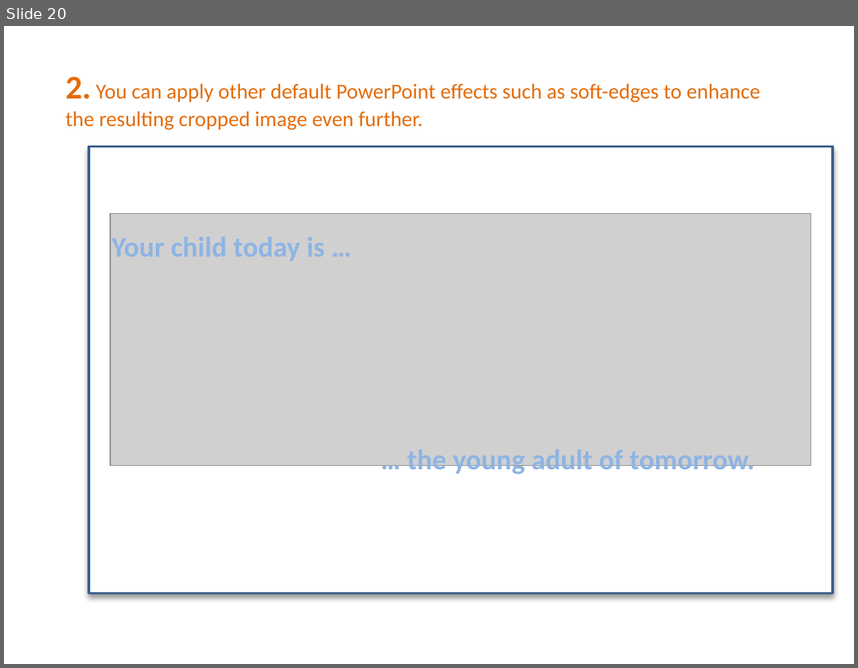
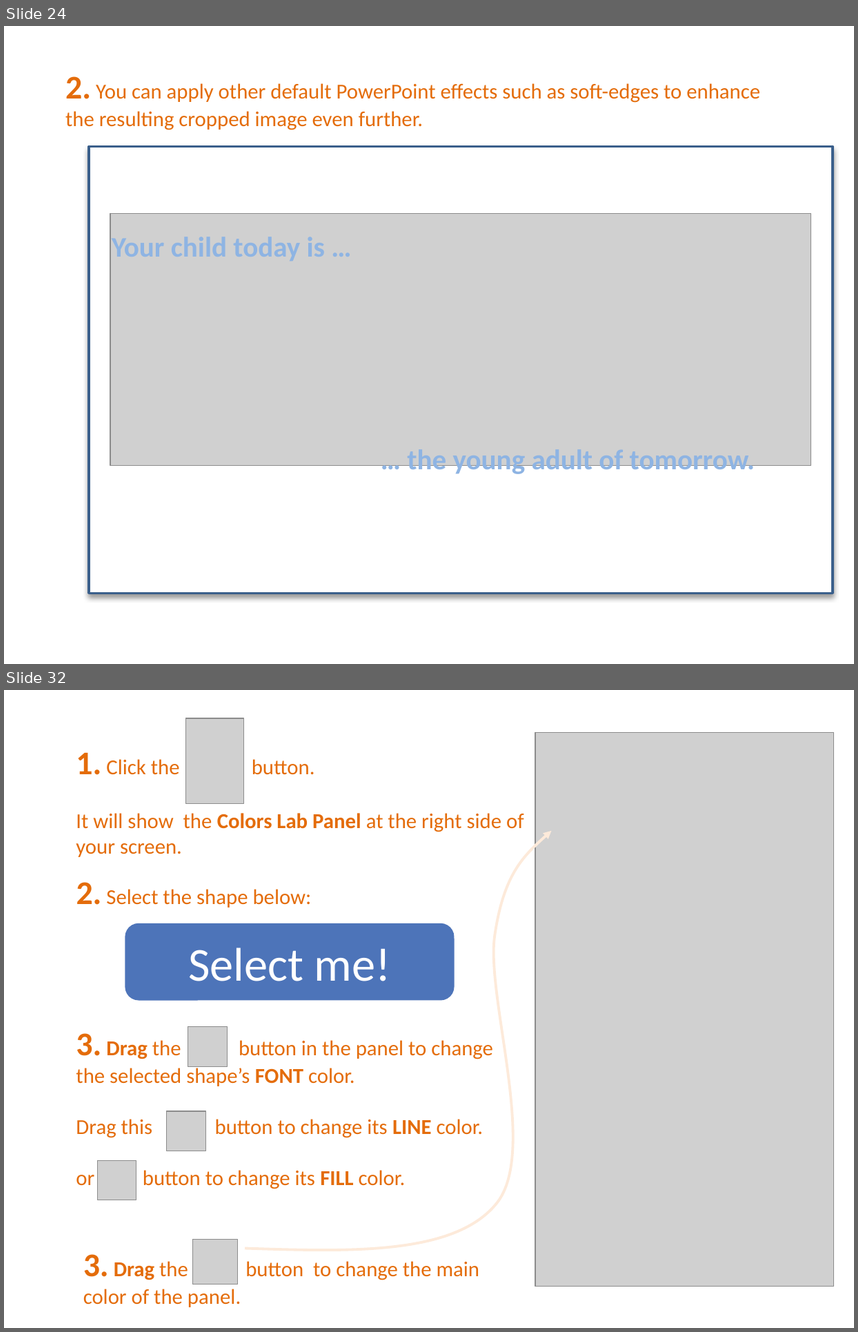
Before and after one commit to PowerPointLabs/PowerPointLabs-Website, a slide deck: samples/tutorial.pptx. Shown one above the other, each under a label of ours: slide 20 before the commit, slides 24 and 32 after it; the slides between them are not shown. The pictures are 858x668 and 858x1332 pixels, drawn with LibreOffice and Linux fonts; fonts in the diff are those of the drawing; grey boxes stand for pictures. Boxes give left, top, right and bottom in pixels: in the first picture for what was removed or moved away, otherwise in the second. Text is boxed around its words. In the diff, an @@ line names an element or a change of style, - is before the commit and + after.

```diff
--- a/samples/tutorial.pptx
+++ b/samples/tutorial.pptx
@@ slide 32 added at (4,690,854,1328), background #FFFFFF @@
@@ picture added at (186,718,243,803) @@
@@ picture added at (535,733,833,1286) @@
@@ text added at (76,753,524,857), 18 pt, text #E46C0A @@
+1. Click the button.
+It will show the Colors Lab Panel at the right side of
+your screen.
@@ freeform shape added at (245,830,551,1250), outline #FDEADA 2.25 pt @@
@@ text added at (76,882,312,907), 18 pt, text #E46C0A @@
+2. Select the shape below:
@@ rounded rectangle added at (126,925,454,999), fill #4D74B9, outline #4D74B9 2 pt, 40 pt, text #FFFFFF @@
+Select me!
@@ text added at (76,1033,493,1189), 18 pt, text #E46C0A @@
+3. Drag the button in the panel to change the selected shape’s FONT color.
+Drag this button to change its LINE color.
+or button to change its FILL color.
@@ picture added at (188,1027,228,1067) @@
@@ picture added at (166,1111,205,1151) @@
@@ picture added at (98,1160,136,1200) @@
@@ picture added at (193,1239,238,1284) @@
@@ text added at (83,1254,480,1280), 18 pt, text #E46C0A @@
+3. Drag the button to change the main color of the panel.
@@ what was slide 20 is now slide 24 @@
```
Also in this commit, not shown: 17 slides changed, 9 other slides added.
